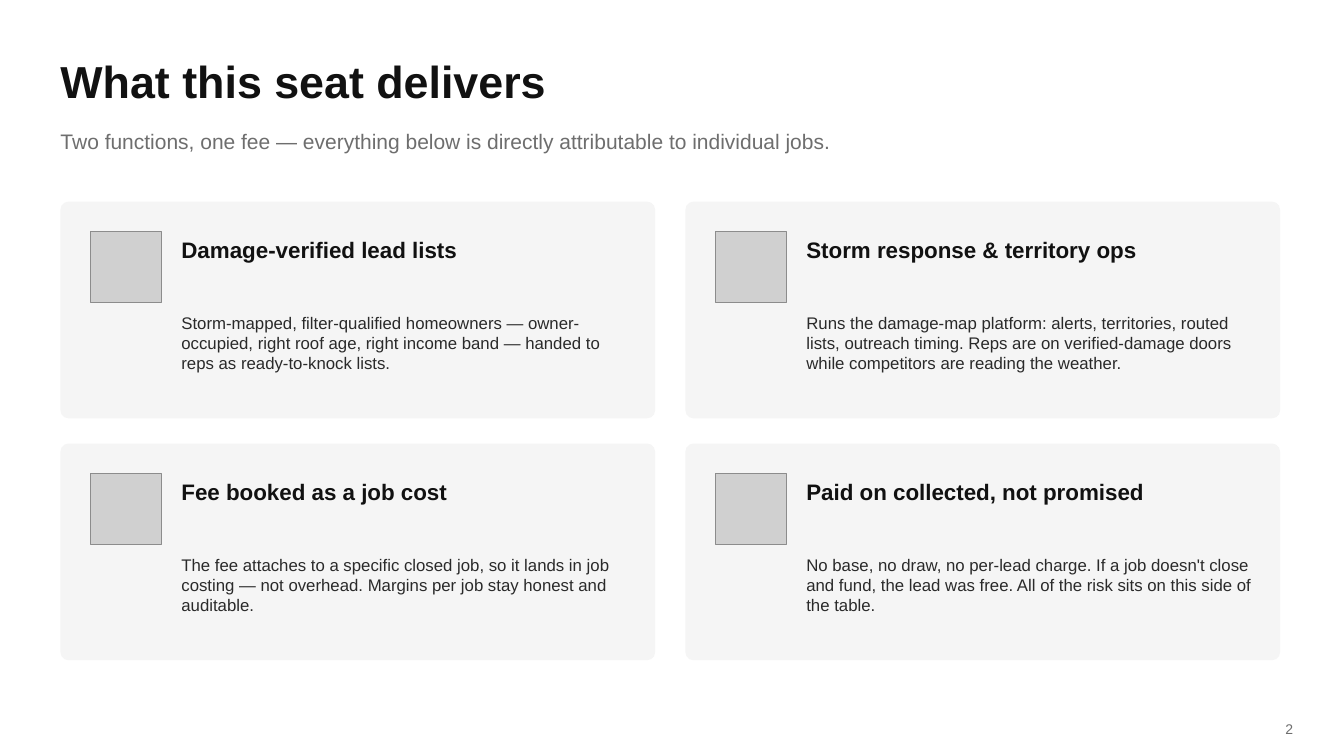
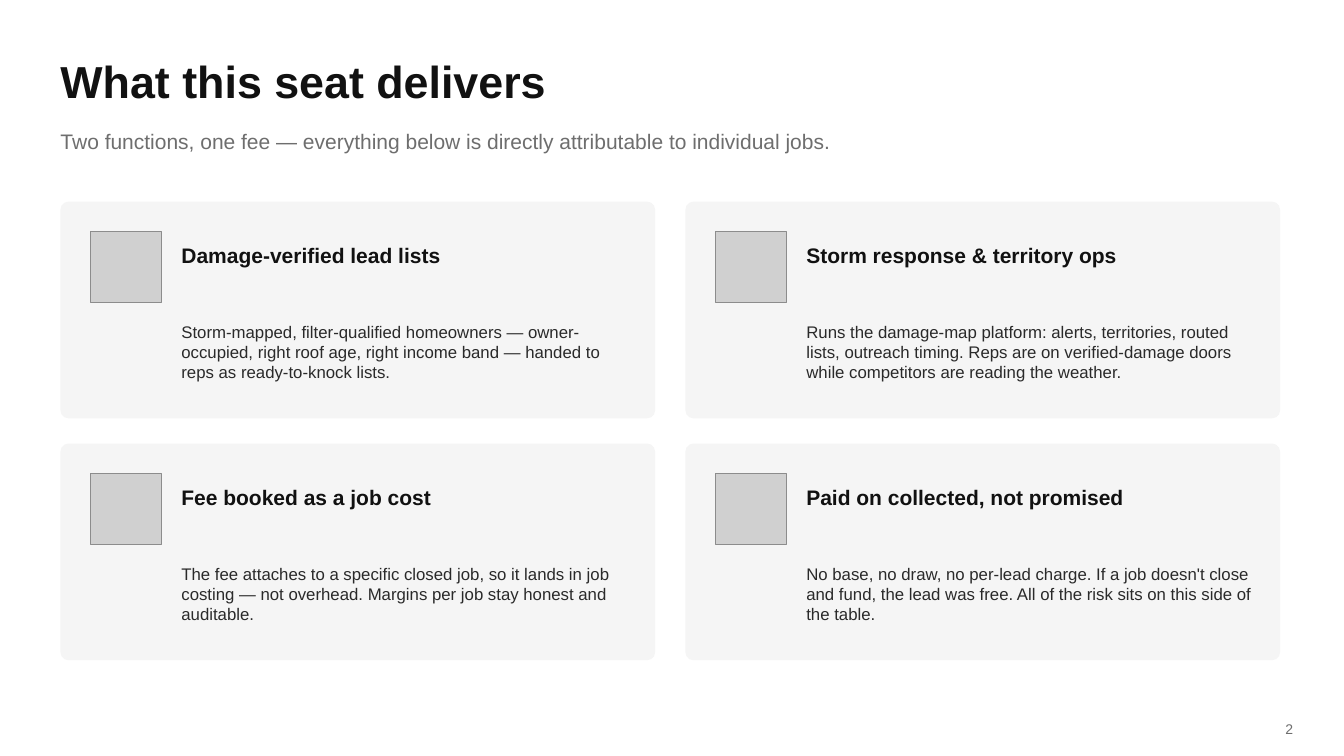
Before and after one commit to DommyD26/roofing-site-template, a slide deck: slide 2 of pitch/Commission-Plan.pptx. Drawn at 1344x756 pixels with LibreOffice and Linux fonts; fonts in the diff are those of the drawing; grey boxes stand for pictures. Boxes give left, top, right and bottom in pixels: in the first picture for what was removed or moved away, otherwise in the second. Text is boxed around its words. In the diff, an @@ line names an element or a change of style, - is before the commit and + after.

```diff
--- a/pitch/Commission-Plan.pptx
+++ b/pitch/Commission-Plan.pptx
@@ size 16 to 15 pt in 4 elements at [181,489,431,509], [806,489,1123,509], [181,247,440,267], [806,247,1116,267] @@
@@ text "Storm-mapped, filter-qualified homeowners — owner-occupied, ...": place and size @@
-text "Storm-mapped, filter-qualified homeowners — owner-occupied, ..." at [181,317,600,373]
+text "Storm-mapped, filter-qualified homeowners — owner-occupied, ..." at [181,326,600,382]
@@ text "Runs the damage-map platform: alerts, ...": place and size @@
-text "Runs the damage-map platform: alerts, ..." at [806,317,1231,373]
+text "Runs the damage-map platform: alerts, ..." at [806,326,1231,382]
@@ text "The fee attaches to a ...": place and size @@
-text "The fee attaches to a ..." at [181,559,609,611]
+text "The fee attaches to a ..." at [181,568,609,620]
@@ text "No base, no draw, no ...": place and size @@
-text "No base, no draw, no ..." at [806,559,1251,611]
+text "No base, no draw, no ..." at [806,568,1251,620]
```
Also in this commit, not shown: 4 other slides changed, 3 other files.
